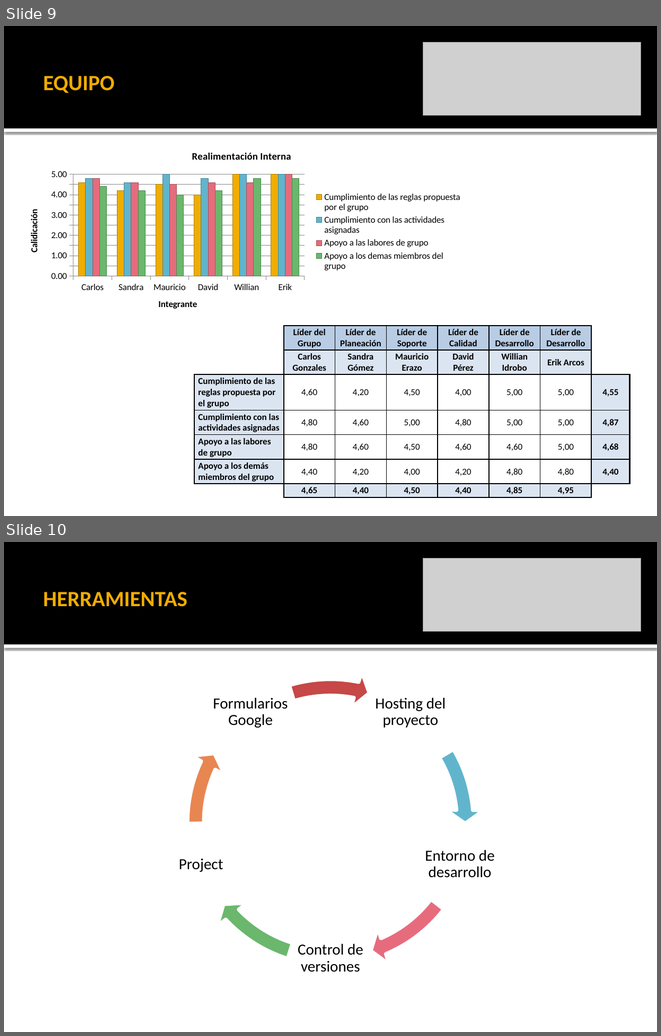
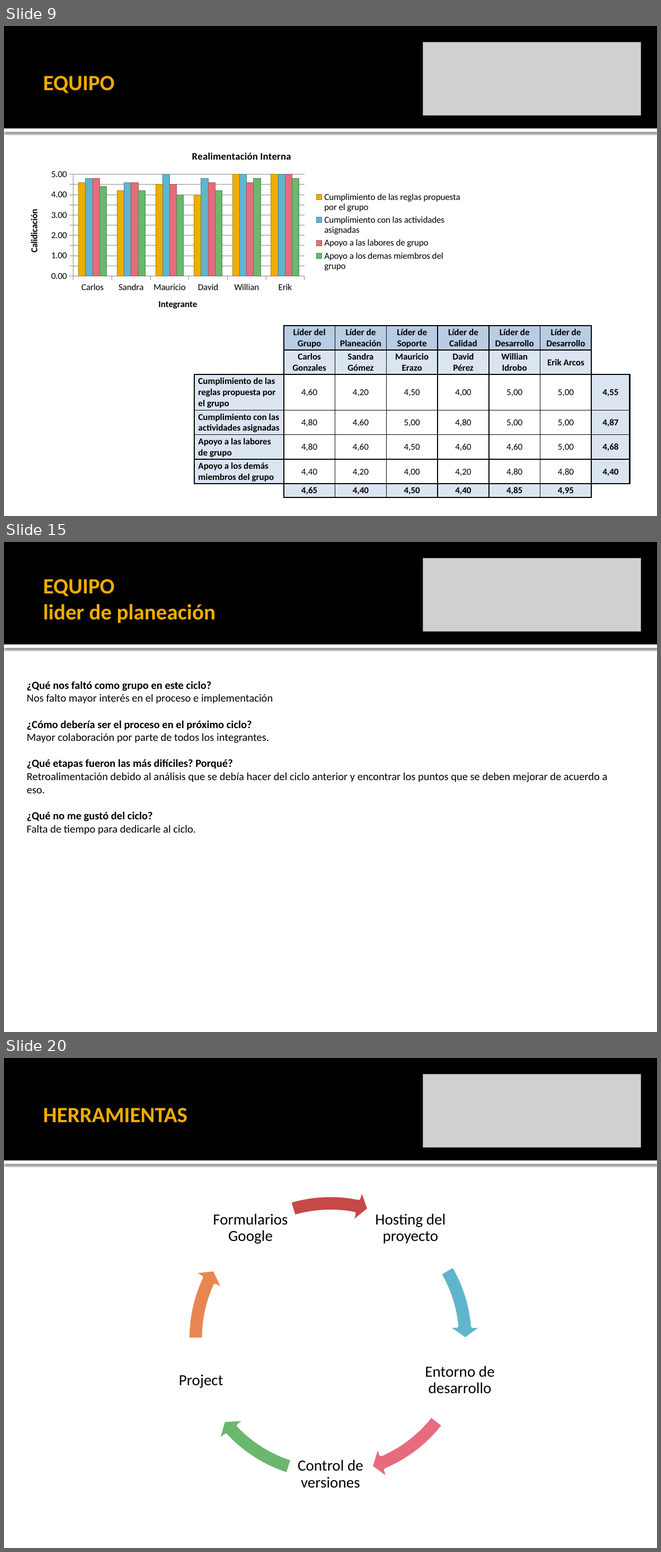
Before and after one commit to leseroth/ingenium-managment, a slide deck: CSOF5101 Ingeniera de Software/TSP/0323PostMortemTSPCiclo2.pptx. Shown one above the other, each under a label of ours: slides 9 and 10 before the commit, slides 9, 15 and 20 after it; the slides between them are not shown. The pictures are 661x1036 and 661x1552 pixels, drawn with LibreOffice and Linux fonts; fonts in the diff are those of the drawing; grey boxes stand for pictures. Boxes give left, top, right and bottom in pixels: in the first picture for what was removed or moved away, otherwise in the second. Text is boxed around its words. In the diff, an @@ line names an element or a change of style, - is before the commit and + after.

```diff
--- a/CSOF5101 Ingeniera de Software/TSP/0323PostMortemTSPCiclo2.pptx
+++ b/CSOF5101 Ingeniera de Software/TSP/0323PostMortemTSPCiclo2.pptx
@@ slide 15 added at (4, 542, 657, 1032), background #FFFFFF; not listed: 2 template elements that a slide beside it also shows @@
@@ picture added at (423, 558, 641, 632) @@
@@ title added at (43, 579, 216, 623), 24 pt, text #F0AD00, bold @@
+EQUIPO
+lider de planeación
@@ text added at (27, 681, 608, 835), 12 pt, text #000000 @@
+¿Qué nos faltó como grupo en este ciclo?
+Nos falto mayor interés en el proceso e implementación
+¿Cómo debería ser el proceso en el próximo ciclo?
+Mayor colaboración por parte de todos los integrantes.
+¿Qué etapas fueron las más difíciles? Porqué?
+Retroalimentación debido al análisis que se debía hacer del ciclo anterior y encontrar los puntos que se deben mejorar de acuerdo a eso.
+¿Qué no me gustó del ciclo?
+Falta de tiempo para dedicarle al ciclo.
@@ what was slide 10 is now slide 20 @@
```
Also in this commit, not shown: 2 slides changed, 9 other slides added.
